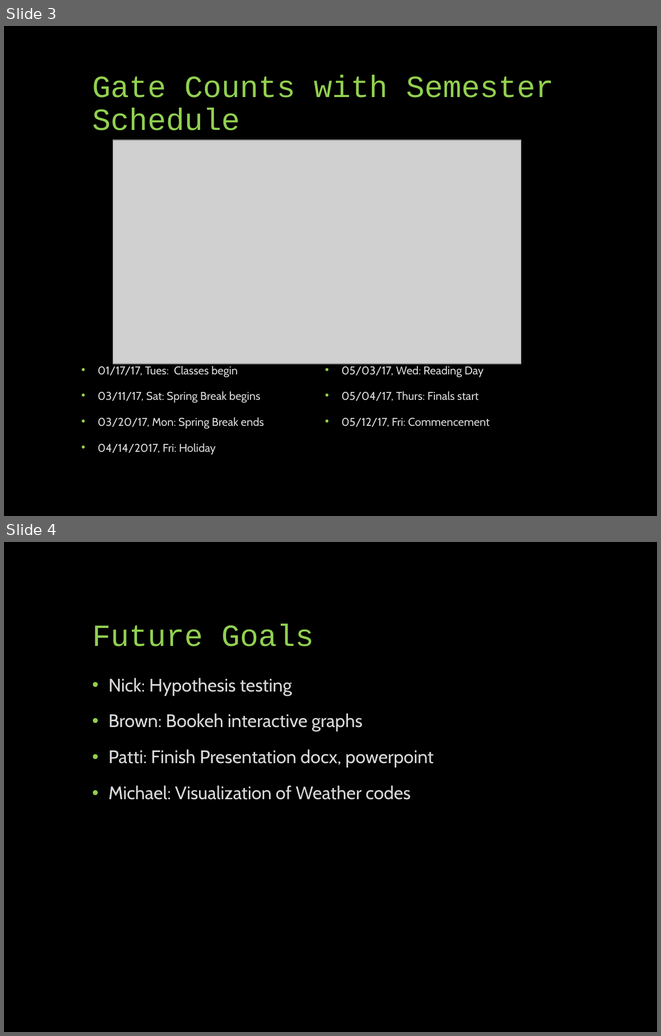
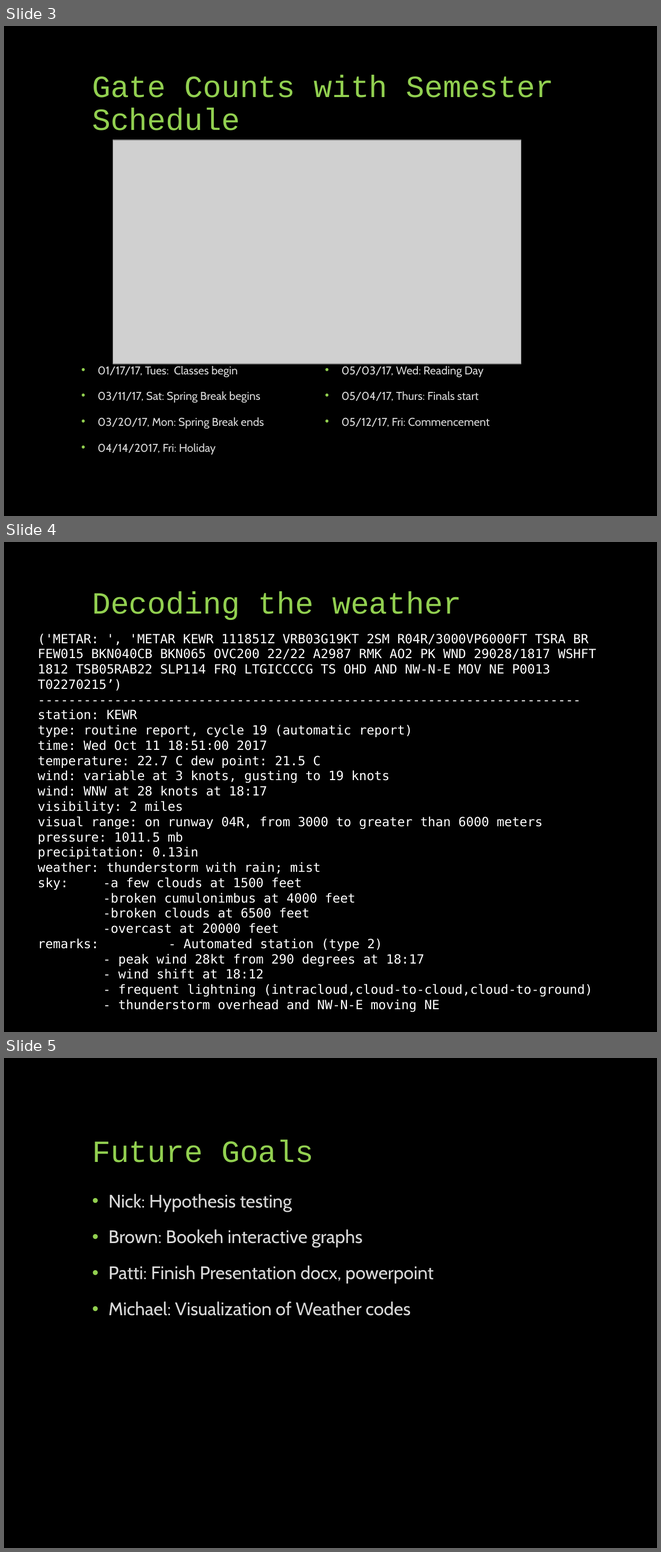
Before and after one commit to UNCG-CSE/Library-Computer-Usage-Analysis, a slide deck: docs/Computers in the Libraries.pptx. Shown one above the other, each under a label of ours: slides 3 and 4 before the commit, slides 3, 4 and 5 after it. The pictures are 661x1036 and 661x1552 pixels, drawn with LibreOffice and Linux fonts; fonts in the diff are those of the drawing; grey boxes stand for pictures. Boxes give left, top, right and bottom in pixels: in the first picture for what was removed or moved away, otherwise in the second. Text is boxed around its words. In the diff, an @@ line names an element or a change of style, - is before the commit and + after.

Commit message:
Update to pptx file
Added a slide for weather codes

```diff
--- a/docs/Computers in the Libraries.pptx
+++ b/docs/Computers in the Libraries.pptx
@@ slide 4 added at (4, 542, 657, 1032), background #000000 @@
@@ title added at (92, 591, 461, 620), 34 pt, text #92D050 @@
+Decoding the weather
@@ text added at (38, 633, 596, 1012), 14 pt, text #FFFFFF @@
+('METAR: ', 'METAR KEWR 111851Z VRB03G19KT 2SM R04R/3000VP6000FT TSRA BR
+FEW015 BKN040CB BKN065 OVC200 22/22 A2987 RMK AO2 PK WND 29028/1817 WSHFT
+1812 TSB05RAB22 SLP114 FRQ LTGICCCCG TS OHD AND NW-N-E MOV NE P0013 T02270215’)
+-----------------------------------------------------------------------
+station: KEWR
+type: routine report, cycle 19 (automatic report)
+time: Wed Oct 11 18:51:00 2017
+temperature: 22.7 C dew point: 21.5 C
+wind: variable at 3 knots, gusting to 19 knots
+wind: WNW at 28 knots at 18:17
+visibility: 2 miles
+visual range: on runway 04R, from 3000 to greater than 6000 meters
+pressure: 1011.5 mb
+precipitation: 0.13in
+weather: thunderstorm with rain; mist
+sky: -a few clouds at 1500 feet
+-broken cumulonimbus at 4000 feet
+-broken clouds at 6500 feet
+-overcast at 20000 feet
+remarks: - Automated station (type 2)
+- peak wind 28kt from 290 degrees at 18:17
+- wind shift at 18:12
+- frequent lightning (intracloud,cloud-to-cloud,cloud-to-ground)
+- thunderstorm overhead and NW-N-E moving NE
@@ what was slide 4 is now slide 5 @@
```
